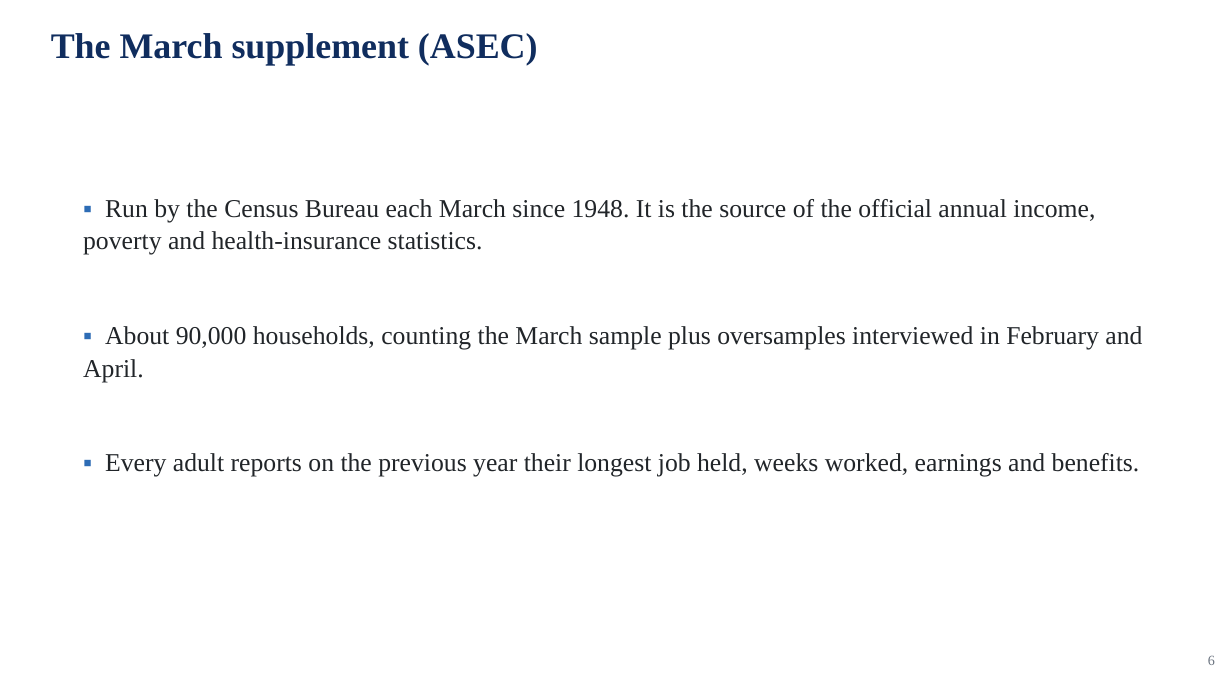
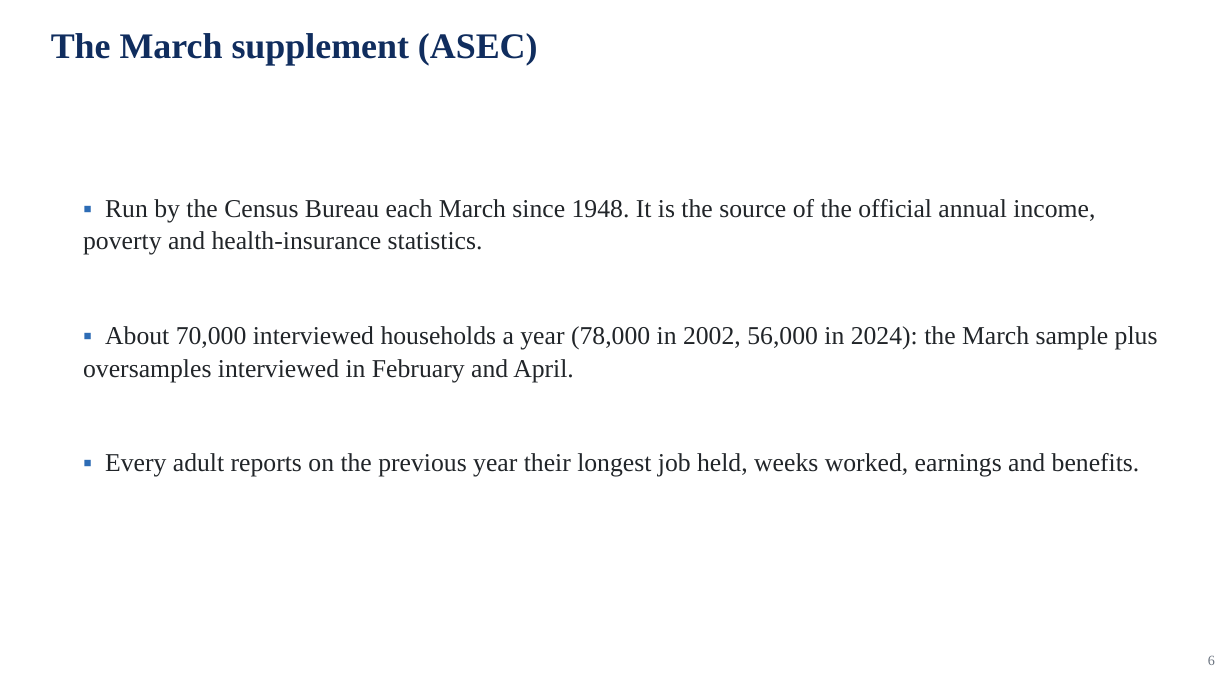
Before and after one commit to jedr1-ship-it/Alternative-Pathways----Quant, a slide deck: slide 6 of report/data_cluster/Proyect_US_cluster.pptx. Drawn at 1232x693 pixels with LibreOffice and Linux fonts; fonts in the diff are those of the drawing. Boxes give left, top, right and bottom in pixels: in the first picture for what was removed or moved away, otherwise in the second. Text is boxed around its words. In the diff, an @@ line names an element or a change of style, - is before the commit and + after.

```diff
--- a/report/data_cluster/Proyect_US_cluster.pptx
+++ b/report/data_cluster/Proyect_US_cluster.pptx
@@ text at [83,326,1158,382]: text changed @@
-▪ About 90,000 households, counting the March sample plus oversamples interviewed in February and April.
+▪ About 70,000 interviewed households a year (78,000 in 2002, 56,000 in 2024): the March sample plus oversamples interviewed in February and April.
```
Also in this commit, not shown: 1 other slide changed, 4 other files.
